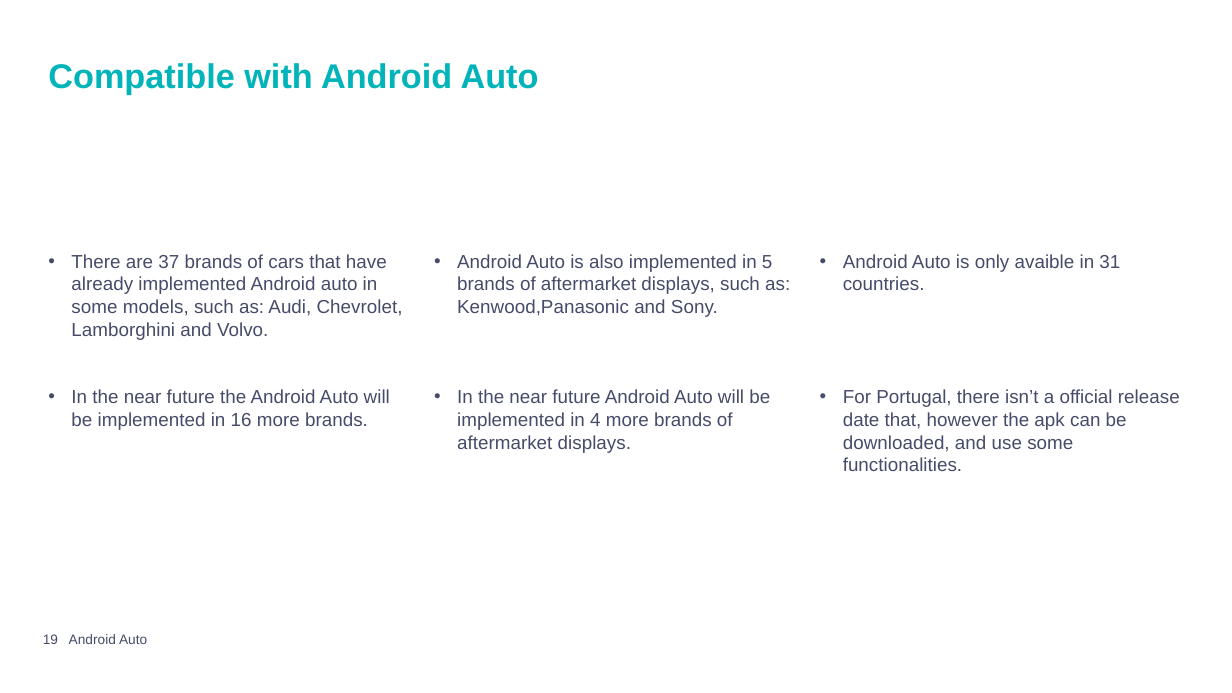
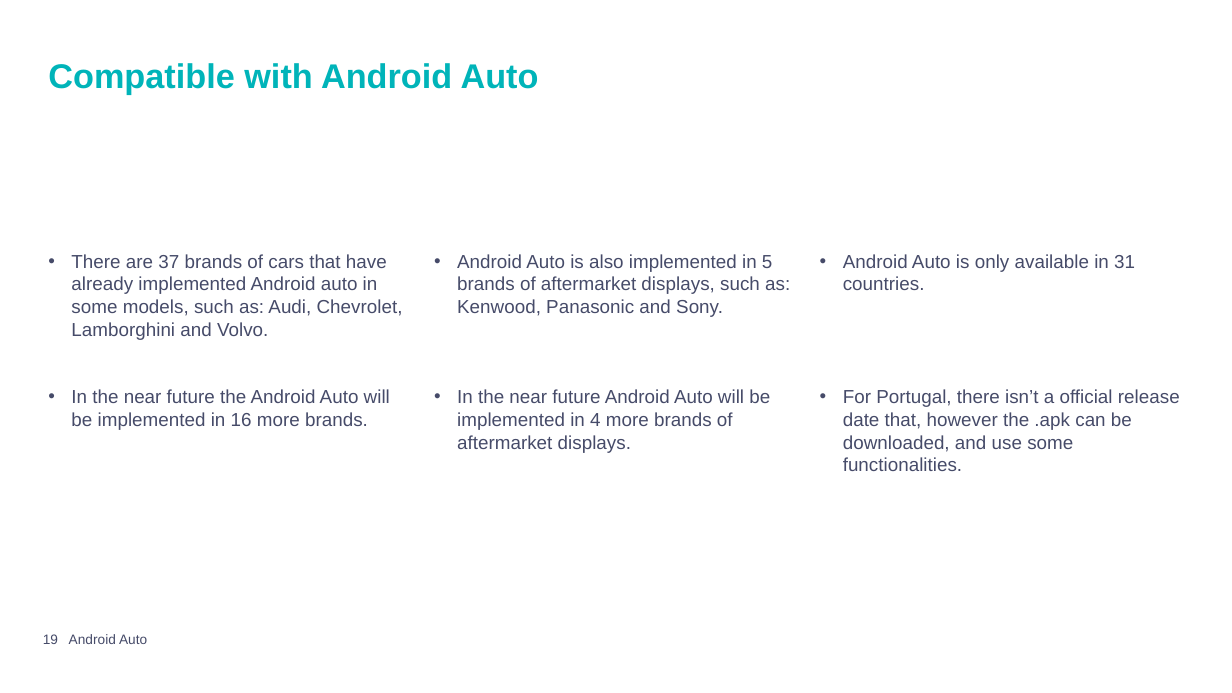
Before and after one commit to mpiresgro/AndroidAutoInfo, a slide deck: slide 19 of PowerPoint Final/Presentation_Joao_Mauro.pptx. Drawn at 1232x693 pixels with LibreOffice and Linux fonts; fonts in the diff are those of the drawing; background and template pictures are left out. Boxes give left, top, right and bottom in pixels: in the first picture for what was removed or moved away, otherwise in the second. Text is boxed around its words. In the diff, an @@ line names an element or a change of style, - is before the commit and + after.

```diff
--- a/PowerPoint Final/Presentation_Joao_Mauro.pptx
+++ b/PowerPoint Final/Presentation_Joao_Mauro.pptx
@@ text at bbox=[457, 254, 790, 317]: spaces changed @@
-• Android Auto is also implemented in 5 brands of aftermarket displays, such as: Kenwood,Panasonic and Sony.
+• Android Auto is also implemented in 5 brands of aftermarket displays, such as: Kenwood, Panasonic and Sony.
@@ text at bbox=[843, 254, 1180, 471]: text changed @@
-• Android Auto is only avaible in 31 countries.
-• For Portugal, there isn’t a official release date that, however the apk can be downloaded, and use some functionalities.
+• Android Auto is only available in 31 countries.
+• For Portugal, there isn’t a official release date that, however the .apk can be downloaded, and use some functionalities.
```
Also in this commit, not shown: 1 other slide changed.
